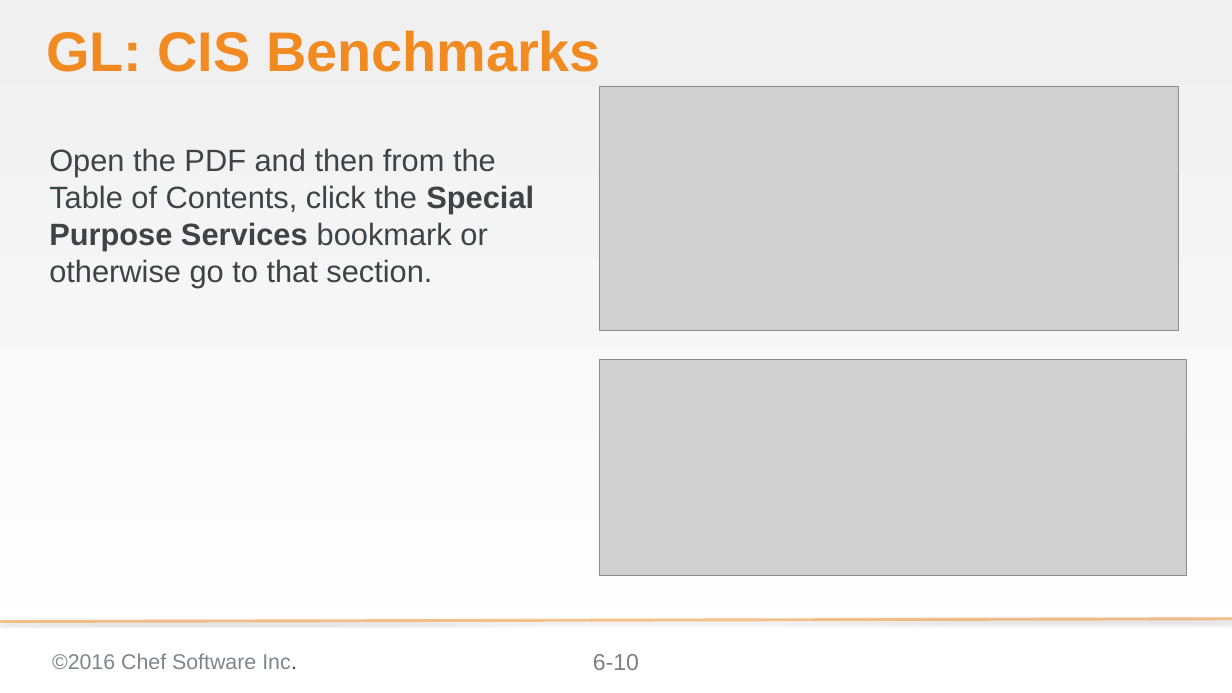
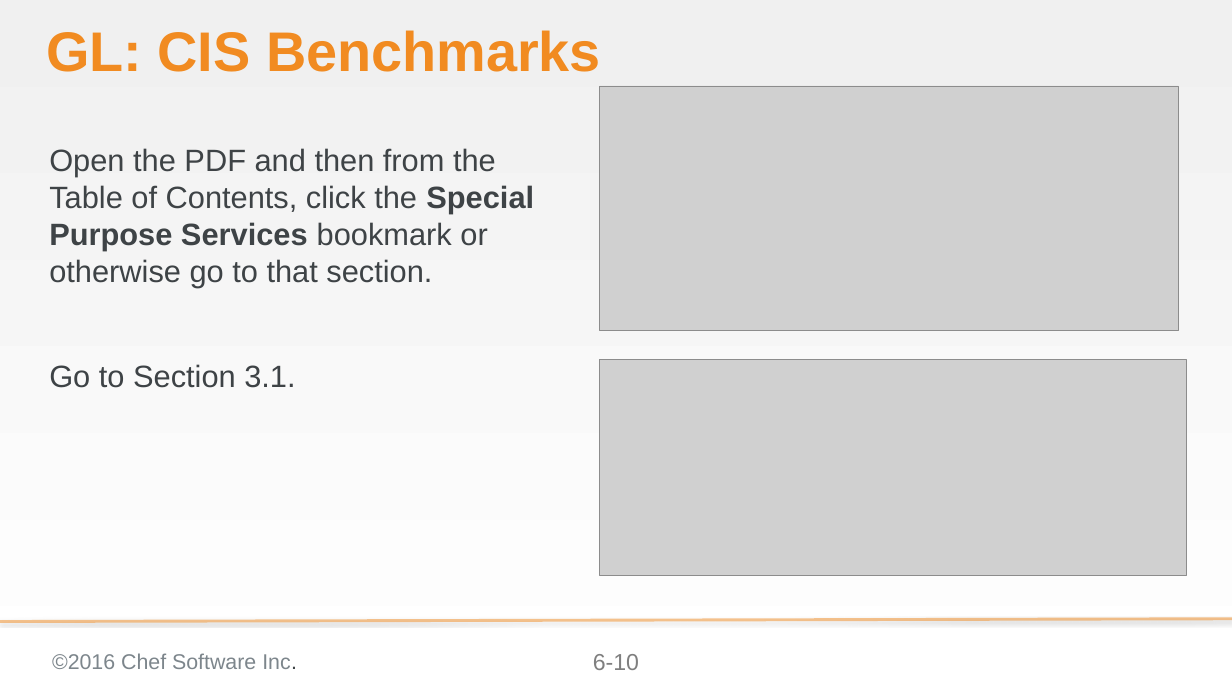
Before and after one commit to bchamby/chef-compliance-installation-configuration-operation, a slide deck: slide 10 of 06-compliance-frameworks-inspec.pptx. Drawn at 1232x693 pixels with LibreOffice and Linux fonts; fonts in the diff are those of the drawing; grey boxes stand for pictures; background and template pictures are left out. Boxes give left, top, right and bottom in pixels: in the first picture for what was removed or moved away, otherwise in the second. Text is boxed around its words. In the diff, an @@ line names an element or a change of style, - is before the commit and + after.

```diff
--- a/06-compliance-frameworks-inspec.pptx
+++ b/06-compliance-frameworks-inspec.pptx
@@ text at bbox=[49, 364, 295, 388]: paragraph added @@
+Go to Section 3.1.
```
Also in this commit, not shown: 9 other slides changed, 13 slides added, 1 slide removed.
